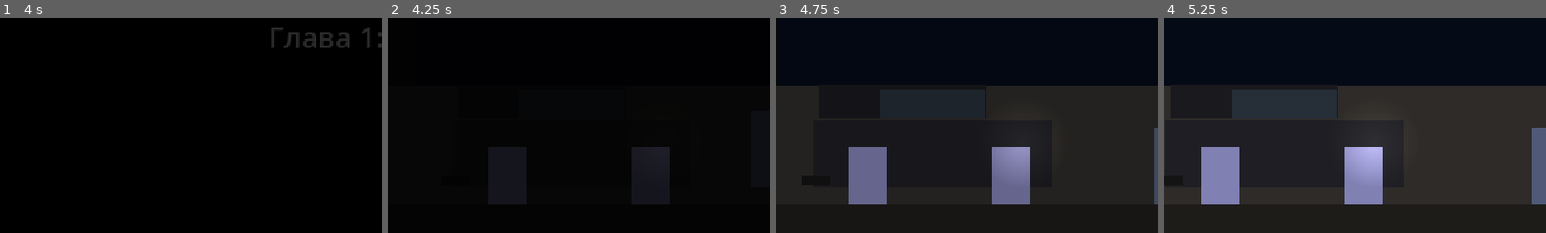
Above: before the commit, frames 1-4 (left to right).
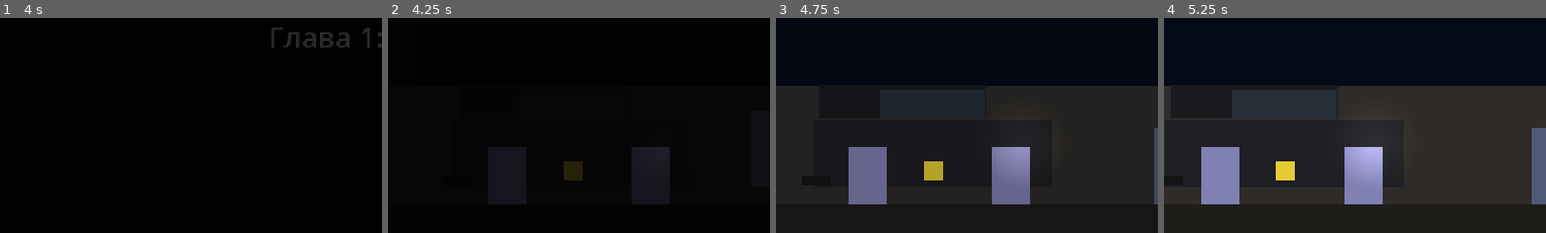
Above: after the commit, the same moments.

Repository: PNVDEVOPS/balagan_game
Game: Godot game, scene res://scenes/ui/main_menu.tscn
Same seed, same stepped clock (60 frames per second), same inputs: the game is played once before the commit and once after it.
Inputs (mouse positions are % of the whole screen's width and height, from its top left):
- Up to frame 1 (4 s): click "Новая игра" at 0.5 s; tap Enter at 1.25, 2.75 s; move the mouse to (72, 45) at 1.27 s; hold D (move_right) 1.28-2 s; hold E (interact) 1.28-2 s; click (72, 45) at 1.42 s; tap Space (advance_dialogue) at 2, 3.5 s; drag from (30, 55) to (45, 70) at 2.02 s; move the mouse to (60, 28) at 2.77 s; hold A (move_left) 2.78-3.5 s; hold F (crank) 2.78-3.5 s; tap E (interact) at 3.05 s; drag from (45, 70) to (20, 35) at 3.52 s
- Up to frame 2 (4.25 s): no input
- Up to frame 3 (4.75 s): move the mouse to (80, 65) at 4.27 s; hold D (move_right) from 4.28 s (still down); hold E (interact) from 4.28 s (still down)
- Up to frame 4 (5.25 s): release D (move_right) at 5 s; release E (interact) at 5 s; drag from (20, 35) to (35, 25) at 5.02 s
The pictures show only the part of the screen within x 0-50%, y 46-96%; the shares and areas given below are measured in that part.

Frame 1 is identical in both runs. In frame 2, 0.4% of the frame differs, in the area x 46-51%, y 66-76%; in frame 3, 0.4%; in frame 4, 0.4%.

Commit message:
feat: examine windows for key interactables + flashlight gate on highway
Added examine pop-up windows before interactions on: cradle, chest (doll),
chest (amulet), kamylok (3 states), mirror, floorboard, family photo.
Highway forest entrance now blocked without flashlight.

Co-Authored-By: Claude Sonnet 4.6 <noreply@anthropic.com>

Diff:
--- a/scenes/rooms/room_bedroom.tscn
+++ b/scenes/rooms/room_bedroom.tscn
@@ -97,6 +97,10 @@
 position = Vector2(1200, 620)
 examine_text = ""
 
+[node name="FamilyPhoto" parent="." instance=ExtResource("7")]
+position = Vector2(700, 620)
+interaction_text = "Посмотреть"
+
 [node name="NoteAiyyna3" parent="." instance=ExtResource("7")]
 position = Vector2(1000, 620)
 examine_text = ""
--- a/scenes/rooms/room_highway.tscn
+++ b/scenes/rooms/room_highway.tscn
@@ -5,6 +5,7 @@
 [ext_resource type="PackedScene" uid="uid://hud001" path="res://scenes/ui/hud.tscn" id="3"]
 [ext_resource type="PackedScene" uid="uid://2uqwlc1065aa" path="res://scenes/objects/examinable.tscn" id="4"]
 [ext_resource type="Texture2D" uid="uid://doxo38y8ksffg" path="res://assets/sprites/light_gradient.png" id="5"]
+[ext_resource type="PackedScene" uid="uid://pickable001" path="res://scenes/objects/pickable.tscn" id="6_pick"]
 
 [sub_resource type="WorldBoundaryShape2D" id="WorldBoundaryShape2D_floor"]
 
@@ -231,6 +232,13 @@
 [node name="HoodExamine" parent="." unique_id=1393300558 instance=ExtResource("4")]
 position = Vector2(280, 660)
 
+[node name="FlashlightPickable" parent="." unique_id=654321987 instance=ExtResource("6_pick")]
+position = Vector2(215, 640)
+interaction_text = "Взять фонарь"
+item_id = "flashlight"
+item_name = "Фонарь"
+pickup_text = "Рабочий. Аккумулятор не сел. Повезло."
+
 [node name="SnowSign" parent="." unique_id=1658671472 instance=ExtResource("4")]
 position = Vector2(900, 640)
 examine_text = "Указатель занесло снегом. Цифры не разобрать."
--- a/scripts/rooms/room_bedroom_logic.gd
+++ b/scripts/rooms/room_bedroom_logic.gd
@@ -3,6 +3,14 @@
 var _cradle_minigame_active: bool = false
 
 func _ready() -> void:
+	var photo := get_node_or_null("FamilyPhoto")
+	if photo:
+		photo.examined.connect(_on_family_photo_examined, CONNECT_ONE_SHOT)
+
+	var window := get_node_or_null("WindowExamine")
+	if window:
+		window.examined.connect(_on_window_examined, CONNECT_ONE_SHOT)
+
 	if GameManager.artifacts_collected.has("doll"):
 		for node_name in ["KeyPickable", "ChestDoll", "DollPickable"]:
 			var n := get_node_or_null(node_name)
@@ -76,10 +84,6 @@
 			)
 		, CONNECT_ONE_SHOT)
 
-	var window := get_node_or_null("WindowExamine")
-	if window:
-		window.examined.connect(_on_window_examined, CONNECT_ONE_SHOT)
-
 func _on_window_examined() -> void:
 	var ew := preload("res://scenes/ui/examine_window.tscn").instantiate()
 	get_tree().current_scene.add_child(ew)
@@ -90,6 +94,16 @@
 	)
 
 func _on_cradle_examined() -> void:
+	if _cradle_minigame_active:
+		return
+	var ew := preload("res://scenes/ui/examine_window.tscn").instantiate()
+	get_tree().current_scene.add_child(ew)
+	ew.open(
+		"Колыбель",
+		"Деревянная, потёртая. Качается от малейшего движения воздуха.\n\nПолог из выцветшей ткани. Над ней — что-то нацарапано на бревне.",
+		Color(0.07, 0.04, 0.05, 1.0)
+	)
+	await ew.window_closed
 	if _cradle_minigame_active:
 		return
 	DialogueManager.show_text("", "Загадка нацарапана над колыбелью.")
@@ -129,6 +143,14 @@
 		player.unfreeze()
 
 func _on_chest_used() -> void:
+	var ew := preload("res://scenes/ui/examine_window.tscn").instantiate()
+	get_tree().current_scene.add_child(ew)
+	ew.open(
+		"Сундук",
+		"Внутри — тряпичная кукла в старом шёлке. Маленькая. Одно ухо надорвано.\n\nЧья-то. Давно.",
+		Color(0.06, 0.04, 0.03, 1.0)
+	)
+	await ew.window_closed
 	var doll := get_node_or_null("DollPickable")
 	if doll:
 		doll.visible = true
@@ -158,3 +180,12 @@
 		await tween.finished
 	if fl:
 		fl.scripted_on()
+
+func _on_family_photo_examined() -> void:
+	var ew := preload("res://scenes/ui/examine_window.tscn").instantiate()
+	get_tree().current_scene.add_child(ew)
+	ew.open(
+		"Семейное фото",
+		"Чёрно-белое. Мужчина и женщина — нарядные. Рядом — дети, двое.\n\nОни смотрят прямо в объектив. Не улыбаются — так было принято.\n\nНа обороте карандашом: «1913».",
+		Color(0.04, 0.03, 0.02, 1.0)
+	)
--- a/scripts/rooms/room_highway_logic.gd
+++ b/scripts/rooms/room_highway_logic.gd
@@ -45,5 +45,9 @@
 	DialogueManager.show_text("", "Тропа уходит в лес. Следы на снегу. Старые — но чьи?")
 
 func _on_zone_entered(body: Node2D) -> void:
-	if body.is_in_group("player"):
-		GameManager.change_room("door_continue")
+	if not body.is_in_group("player"):
+		return
+	if not Inventory.has_item("flashlight"):
+		SubtitleManager.show_subtitle("Слишком темно. Хоть глаз выколи.", SubtitleManager.Pos.BOTTOM_CENTER)
+		return
+	GameManager.change_room("door_continue")
--- a/scripts/rooms/room_kydaana_logic.gd
+++ b/scripts/rooms/room_kydaana_logic.gd
@@ -123,6 +123,16 @@
 	if _mirror_solved:
 		DialogueManager.show_text("", "Зеркало собрано. Ты помнишь — третья доска от окна, где сучок звездой.")
 		return
+	var ew := preload("res://scenes/ui/examine_window.tscn").instantiate()
+	get_tree().current_scene.add_child(ew)
+	ew.open(
+		"Старое зеркало",
+		"Деревянная рама, потемневшая от времени. Якутская резьба по краю.\n\nСтекло разбито — три крупных осколка. На одном что-то нацарапано.",
+		Color(0.04, 0.04, 0.06, 1.0)
+	)
+	await ew.window_closed
+	if _mirror_minigame_active:
+		return
 	SubtitleManager.show_subtitle(
 		"Оно разбилось в ту ночь. Я не смотрелась с тех пор.",
 		SubtitleManager.Pos.MID_LEFT
@@ -162,6 +172,14 @@
 		player.unfreeze()
 
 func _on_floorboard_examined() -> void:
+	var ew := preload("res://scenes/ui/examine_window.tscn").instantiate()
+	get_tree().current_scene.add_child(ew)
+	ew.open(
+		"Половица",
+		"Одна доска — чуть темнее других. Сучок посередине похож на звезду.\n\nПод ней — пустота. Что-то спрятали давно.",
+		Color(0.05, 0.04, 0.03, 1.0)
+	)
+	await ew.window_closed
 	var earring := get_node_or_null("EarringPickable")
 	if earring:
 		earring.visible = true
--- a/scripts/rooms/room_main_hall_logic.gd
+++ b/scripts/rooms/room_main_hall_logic.gd
@@ -103,6 +103,32 @@
 		wall_text.visible = ls >= 2
 
 func _on_kamylok_examined() -> void:
+	if kamylok_state == KamylokState.RITUAL_ACTIVE:
+		_place_ritual_artifact()
+		return
+
+	var ew := preload("res://scenes/ui/examine_window.tscn").instantiate()
+	get_tree().current_scene.add_child(ew)
+	match kamylok_state:
+		KamylokState.COLD:
+			ew.open(
+				"Камелёк",
+				"Железная печь с чугунным поддувалом. Угли холодные — давно не топили.\n\nВнешняя сторона кована якутским узором. Тонкая работа, старая.",
+				Color(0.05, 0.03, 0.02, 1.0)
+			)
+		KamylokState.BURNING:
+			ew.open(
+				"Камелёк",
+				"Огонь горит ровно, жарко. Среди угля — что-то поблёскивает.",
+				Color(0.18, 0.08, 0.02, 1.0)
+			)
+		KamylokState.RITUAL_READY:
+			ew.open(
+				"Камелёк",
+				"Пламя стало другим — тихое, почти прозрачное. Ждёт даров.",
+				Color(0.16, 0.06, 0.02, 1.0)
+			)
+	await ew.window_closed
 	match kamylok_state:
 		KamylokState.COLD:
 			if Inventory.has_item("firewood"):
@@ -116,8 +142,6 @@
 		KamylokState.RITUAL_READY:
 			kamylok_state = KamylokState.RITUAL_ACTIVE
 			DialogueManager.show_text("", "Пламя ждёт.")
-		KamylokState.RITUAL_ACTIVE:
-			_place_ritual_artifact()
 
 func _fire_lit() -> void:
 	DialogueManager.show_text("", "Ты бросаешь дрова. Огонь занимается медленно, потом ярко — камелёк снова живёт.")
@@ -129,6 +153,14 @@
 	DialogueManager.show_text("", "Среди углей что-то поблёскивает. Можно достать.")
 
 func _on_chest_used() -> void:
+	var ew := preload("res://scenes/ui/examine_window.tscn").instantiate()
+	get_tree().current_scene.add_child(ew)
+	ew.open(
+		"Сундук",
+		"Внутри — что-то завёрнуто в старую кожу. Тяжёлое. Тёплое на ощупь.\n\nПтичьи кости на нити. Старый. Очень старый.",
+		Color(0.06, 0.04, 0.02, 1.0)
+	)
+	await ew.window_closed
 	var amulet := get_node_or_null("AmuletPickable")
 	if amulet:
 		amulet.visible = true
